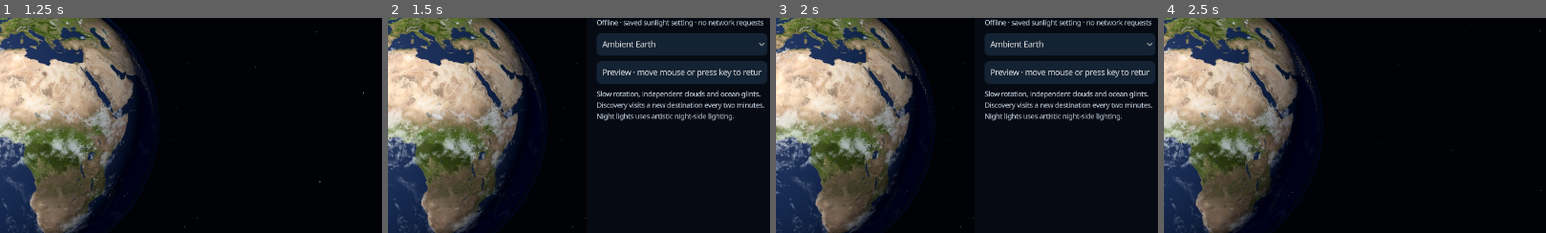
Above: before the commit, frames 1-4 (left to right).
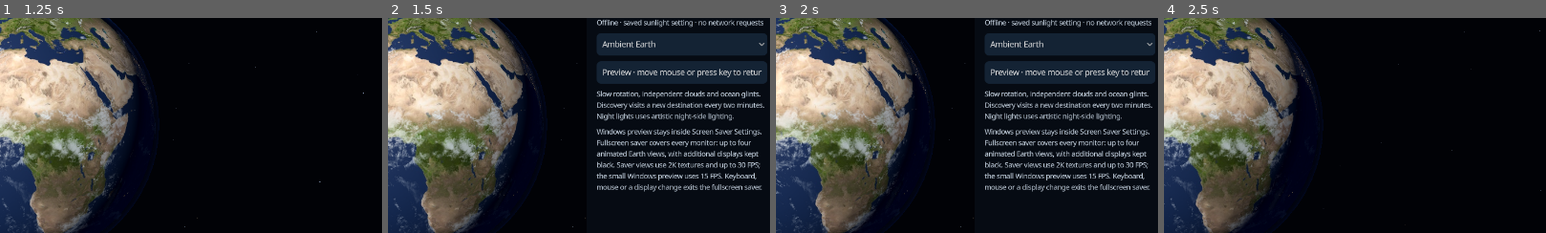
Above: after the commit, the same moments.

Repository: nortja/Living-earth-3d
Game: Godot game, scene res://scenes/earth.tscn
Two runs of this game, one before a commit and one after it. Both use one fixed random seed, a clock stepped at 60 frames per second and the inputs below.
Inputs (mouse positions are % of the whole screen's width and height, from its top left):
- Up to frame 1 (1.25 s): tap Enter at 0.5 s; move the mouse to (72, 45) at 0.52 s; click (72, 45) at 0.67 s
- Up to frame 2 (1.5 s): click "Screensavers" at 1.25 s
- Up to frame 3 (2 s): no input
- Up to frame 4 (2.5 s): click "Full Earth" at 2 s
The pictures show only the part of the screen within x 47-97%, y 25-75%; the shares and areas given below are measured in that part.

Frame 1 is identical in both runs. In frame 2, 3.9% of the frame differs, in the area x 54-98%, y 51-81%; in frame 3, 3.9%; in frame 4, nothing differs.

Commit message:
Build native embedded Windows screensaver previews and per-monitor saver hosts

Diff:
--- a/project.godot
+++ b/project.godot
@@ -2,7 +2,7 @@
 
 [application]
 config/name="Living Earth 3D"
-config/version="0.7.0"
+config/version="0.8.0"
 config/icon="res://assets/icon.png"
 config/windows_native_icon="res://assets/icon.ico"
 boot_splash/show_image=false
--- a/scripts/camera_service.gd
+++ b/scripts/camera_service.gd
@@ -72,7 +72,7 @@
         if not "@" in host_port and host_port.count(":") == 1:
             request.set_https_proxy(host_port.get_slice(":", 0), int(host_port.get_slice(":", 1)))
     request.request_completed.connect(_received.bind(generation))
-    if request.request(url, ["User-Agent: LivingEarth3D/0.7.0 (+https://github.com/nortja/Living-earth-3d)", "Cache-Control: no-cache"]) != OK:
+    if request.request(url, ["User-Agent: LivingEarth3D/0.8.0 (+https://github.com/nortja/Living-earth-3d)", "Cache-Control: no-cache"]) != OK:
         _received(HTTPRequest.RESULT_CANT_CONNECT, 0, PackedStringArray(), PackedByteArray(), generation)
 
 static func valid_image_url(url: String) -> bool:
--- a/scripts/earth.gd
+++ b/scripts/earth.gd
@@ -32,6 +32,8 @@
 var external_focus := false
 var saver_style := 0
 var saver_preview := false
+var native_saver := false
+var native_saver_preview := false
 var previous_window_mode := Window.MODE_WINDOWED
 var saved_discovery := false
 var saved_interval := 120.0
@@ -75,16 +77,23 @@
 var update_feed: Dictionary = {}
 var update_request: HTTPRequest
 var preferences := ConfigFile.new()
-const VERSION := "0.7.0"
+const VERSION := "0.8.0"
 const UPDATE_FEED_URL := "https://raw.githubusercontent.com/nortja/Living-earth-3d/main/updates/preview.json"
 const RELEASES_URL := "https://github.com/nortja/Living-earth-3d/releases"
 
 
 func _ready() -> void:
     var arguments := OS.get_cmdline_args() + OS.get_cmdline_user_args()
+    native_saver = "--saver-hosted" in arguments
+    native_saver_preview = native_saver and "--saver-preview" in arguments
+    if native_saver:
+        screensaver_mode = true
+        play_intro = false
+        if DisplayServer.get_name() != "headless":
+            DisplayServer.screen_set_keep_on(false)
     for argument in arguments:
         if argument.to_lower().begins_with("/p"):
-            # Windows preview embedding is not implemented; never open a full window for /p.
+            # Preview handles belong to the native .scr launcher; direct app calls fail closed.
             set_process(false)
             get_tree().quit()
             return
@@ -155,8 +164,10 @@
     update_sunlight()
     if screensaver_mode:
         layer.hide()
-        get_window().mode = Window.MODE_FULLSCREEN
-        Input.mouse_mode = Input.MOUSE_MODE_HIDDEN
+        if not native_saver:
+            get_window().mode = Window.MODE_FULLSCREEN
+        if not native_saver_preview:
+            Input.mouse_mode = Input.MOUSE_MODE_HIDDEN
         apply_saver_style()
     if "--validate-display" in arguments:
         var validation = load("res://scripts/display_validation.gd").new()
@@ -164,6 +175,8 @@
         validation.call_deferred("run", self, arguments)
     elif play_intro:
         start_intro()
+    if "--screensaver-settings" in arguments:
+        interface.open_page("Screensavers")
 
 func _process(delta: float) -> void:
     screensaver_age += delta
@@ -220,6 +233,8 @@
 
 func _unhandled_input(event: InputEvent) -> void:
     if screensaver_mode:
+        if native_saver:
+            return # Native host handles session-wide input; preview must ignore input.
         if screensaver_age > 1.0 and (event is InputEventKey or event is InputEventMouseButton or (event is InputEventMouseMotion and event.relative.length() > 3.0)):
             if saver_preview:
                 stop_screensaver_preview()
@@ -574,7 +589,7 @@
     quality.add_item("Balanced · 2K")
     quality.add_item("Detailed · 4K")
     var saved_quality: String = preferences.get_value("visuals", "quality", "balanced")
-    set_quality(saved_quality, false)
+    set_quality("balanced" if native_saver else saved_quality, false)
     quality.select(1 if visual_quality == "detailed" else 0)
     quality.item_selected.connect(func(index: int): set_quality("detailed" if index == 1 else "balanced"))
     row.add_child(quality)
@@ -611,7 +626,8 @@
 
 func apply_frame_limit() -> void:
     var refresh := DisplayServer.screen_get_refresh_rate(get_window().current_screen) if DisplayServer.get_name() != "headless" else 60.0
-    Engine.max_fps = mini(30 if power_saving else 60, int(refresh)) if refresh >= 24 else (30 if power_saving else 60)
+    var cap := (15 if native_saver_preview else 30) if native_saver else (30 if power_saving else 60)
+    Engine.max_fps = mini(cap, int(refresh)) if refresh >= 24 else cap
 
 func display_summary() -> String:
     if DisplayServer.get_name() == "headless":
--- a/scripts/earth_interface.gd
+++ b/scripts/earth_interface.gd
@@ -483,6 +483,7 @@
     box.add_child(choices)
     button(box, "Preview · move mouse or press key to return", app.preview_screensaver)
     label(box, "Slow rotation, independent clouds and ocean glints. Discovery visits a new destination every two minutes. Night lights uses artistic night-side lighting.", 12)
+    label(box, "Windows preview stays inside Screen Saver Settings. Fullscreen saver covers every monitor: up to four animated Earth views, with additional displays kept black. Saver views use 2K textures and up to 30 FPS; the small Windows preview uses 15 FPS. Keyboard, mouse or a display change exits the fullscreen saver.", 12)
     if OS.get_name() == "Windows":
         button(box, "Windows screensaver settings", func():
             var saver := OS.get_executable_path().get_base_dir().path_join("LivingEarth3D.scr")
--- a/tests/explorer_test.gd
+++ b/tests/explorer_test.gd
@@ -54,14 +54,14 @@
     scene.discovery_enabled = true
     scene._process(121.0)
     verify(scene.selected != previous, "Timed discovery advances")
-    verify(scene.newer_version("v0.8.0"), "Newer minor release")
+    verify(scene.newer_version("v0.9.0"), "Newer minor release")
     verify(scene.newer_version("1.0.0"), "Newer major release")
-    verify(not scene.newer_version("v0.7.0"), "Current release ignored")
+    verify(not scene.newer_version("v0.8.0"), "Current release ignored")
     verify(not scene.newer_version("v0.0.9"), "Older release ignored")
     verify(not scene.newer_version("v1.0.0-beta"), "Prerelease ignored")
     scene._updates_received(0, 404, PackedStringArray(), PackedByteArray())
     verify(scene.update_status.text.contains("No published update"), "Missing release handled")
-    var feed := {"version": "0.8.0", "channel": "preview", "installer_url": "https://github.com/nortja/Living-earth-3d/raw/refs/heads/downloads/windows-0.8.0/LivingEarth3D-Setup-0.8.0.exe", "sha256": "a".repeat(64), "installer_signed": false}
+    var feed := {"version": "0.9.0", "channel": "preview", "installer_url": "https://github.com/nortja/Living-earth-3d/raw/refs/heads/downloads/windows-0.9.0/LivingEarth3D-Setup-0.9.0.exe", "sha256": "a".repeat(64), "installer_signed": false}
     scene._updates_received(0, 200, PackedStringArray(), JSON.stringify(feed).to_utf8_buffer())
     verify(scene.update_status.text.contains("available"), "New preview update shown")
     verify(scene.valid_update_feed(feed), "Official preview feed accepted")
--- /dev/null
+++ b/tests/native_saver_render_test.gd
@@ -0,0 +1,23 @@
+extends SceneTree
+func _initialize() -> void:
+    call_deferred("run")
+func run() -> void:
+    var app = load("res://scenes/earth.tscn").instantiate()
+    app.preferences_path = "user://native-render-isolated.cfg"
+    app.weather_cache_path = "user://native-render-weather.json"
+    root.add_child(app)
+    root.min_size = Vector2i.ZERO
+    for size in [Vector2i(320,200),Vector2i(580,330),Vector2i(1920,1080),Vector2i(5120,1440)]:
+        root.size = size
+        for frame in range(8): await process_frame
+        await RenderingServer.frame_post_draw
+        var image := root.get_texture().get_image()
+        if image.get_size() != size or app.interface_layer.visible:
+            push_error("Native saver render dimensions or hidden UI failed")
+            quit(1)
+            return
+        image.save_png("res://dist/saver-%dx%d.png" % [size.x,size.y])
+    print("Native saver renders: 4 sizes passed")
+    app.queue_free()
+    await process_frame
+    quit()
--- /dev/null
+++ b/tests/native_saver_test.gd
@@ -0,0 +1,42 @@
+extends SceneTree
+var checks := 0
+var failures := 0
+func check(value: bool, title: String) -> void:
+    checks += 1
+    if not value:
+        failures += 1
+        push_error(title)
+func _initialize() -> void:
+    call_deferred("run")
+func run() -> void:
+    var app = load("res://scenes/earth.tscn").instantiate()
+    app.preferences_path = "user://native-saver-test.cfg"
+    app.weather_cache_path = "user://native-saver-weather.json"
+    var prefs := ConfigFile.new()
+    prefs.set_value("visuals", "quality", "detailed")
+    prefs.set_value("visuals", "power_saving", false)
+    prefs.set_value("screensaver", "style", 5)
+    prefs.save(app.preferences_path)
+    root.add_child(app)
+    await process_frame
+    check(app.native_saver, "Host flag enters native saver mode")
+    check(app.screensaver_mode, "Hosted renderers are screensavers")
+    check(not app.play_intro and not app.intro_running, "Hosted renderer skips intro")
+    check(not app.interface_layer.visible, "Hosted renderer hides explorer")
+    check(app.visual_quality == "balanced", "Hosted texture budget uses 2K")
+    check(app.preferences.get_value("visuals", "quality") == "detailed", "Explorer quality preference preserved")
+    check(app.saver_style == 5, "Saved screensaver style retained")
+    check(Engine.max_fps == (15 if app.native_saver_preview else 30), "Preview/fullscreen frame budget")
+    check(app.observations.weather_request == null, "No weather networking")
+    check(app.services.quake_request.get_http_client_status() == HTTPClient.STATUS_DISCONNECTED, "No earthquake networking")
+    check(not app.ambient.playing, "Saver stays silent")
+    var key := InputEventKey.new()
+    key.keycode = KEY_ESCAPE
+    app.screensaver_age = 10
+    app._unhandled_input(key)
+    check(not app.is_queued_for_deletion(), "Native host owns input lifecycle")
+    app.queue_free()
+    await process_frame
+    DirAccess.remove_absolute("user://native-saver-test.cfg")
+    print("Native saver: %d checks, %d failures" % [checks, failures])
+    quit(1 if failures else 0)
Not shown, changed: export_presets.cfg
Not shown, added: tests/native_saver_render_test.gd.uid
Not shown, added: tests/native_saver_test.gd.uid
Not shown, changed: CHANGELOG.md
Not shown, changed: README.md
Not shown, changed: ROADMAP.md
Not shown, added: docs/VALIDATION-0.8.0.md
Not shown, changed: packaging/windows/build.ps1
Not shown, added: packaging/windows/build_screensaver.py
Not shown, changed: packaging/windows/installer.nsi
Not shown, added: packaging/windows/screensaver.cpp
Not shown, added: packaging/windows/screensaver_args.h
(and 7 more such lines)
